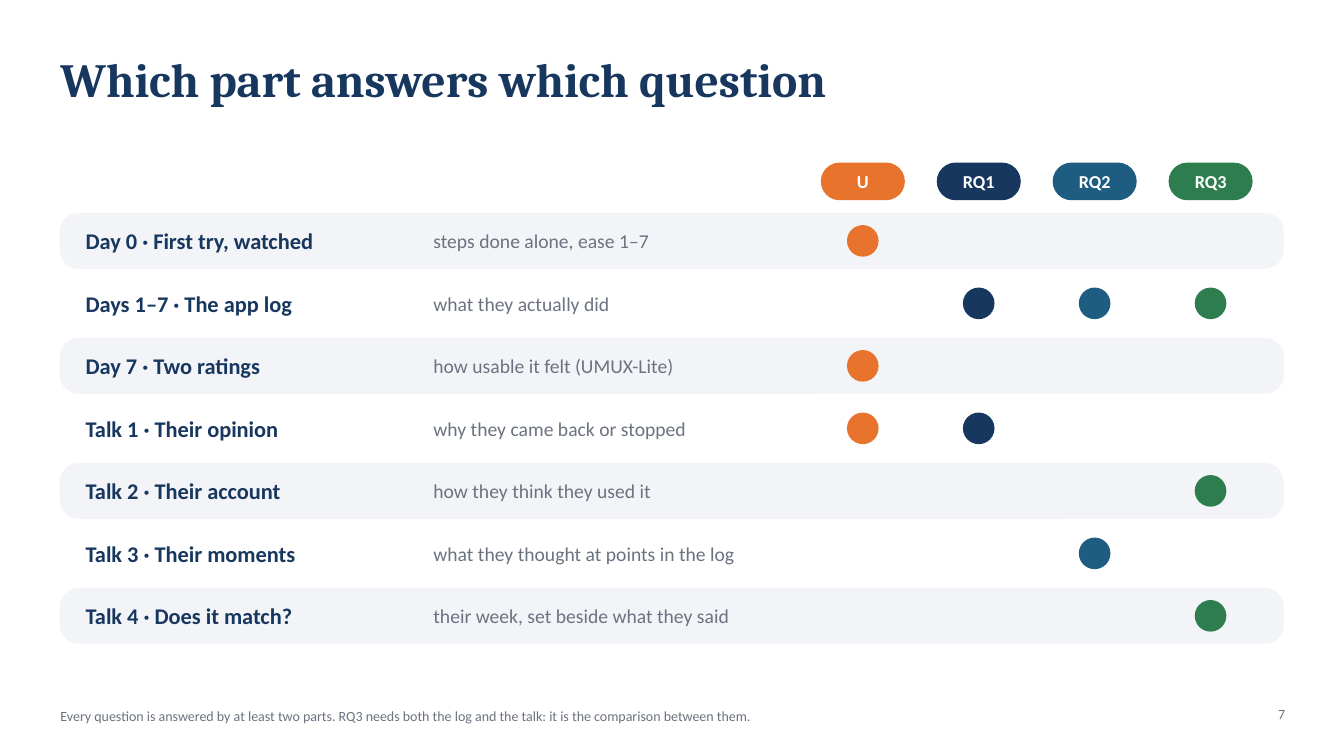
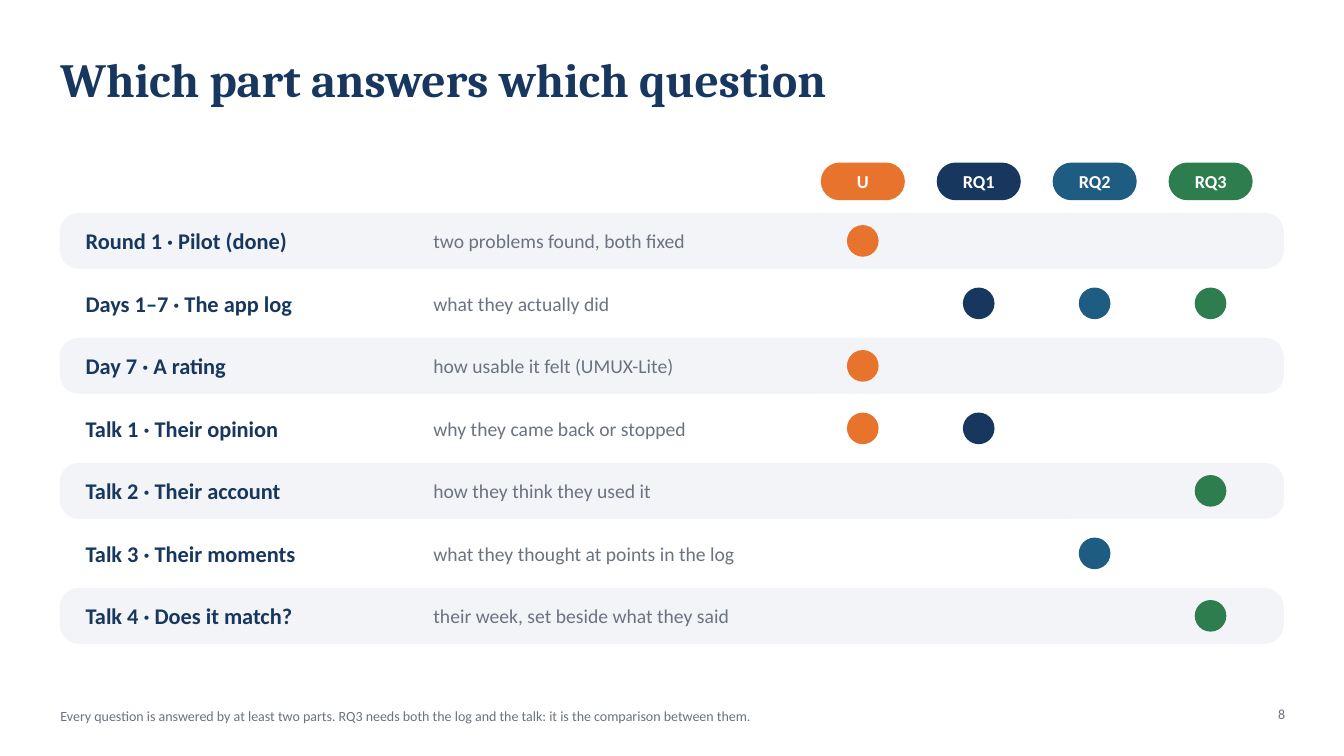
Before and after one commit to lucasisnotcool/ChatterED, a slide deck: slide 8 of docs/group/final-presentation/UserStudy_Lucas.pptx (slide 7 before the commit). Drawn at 1344x756 pixels with LibreOffice and Linux fonts; fonts in the diff are those of the drawing. Boxes give left, top, right and bottom in pixels: in the first picture for what was removed or moved away, otherwise in the second. Text is boxed around its words. In the diff, an @@ line names an element or a change of style, - is before the commit and + after.

```diff
--- a/docs/group/final-presentation/UserStudy_Lucas.pptx
+++ b/docs/group/final-presentation/UserStudy_Lucas.pptx
@@ text at (86, 232, 287, 252): text changed @@
-Day 0 · First try, watched
+Round 1 · Pilot (done)
@@ text at (433, 234, 684, 251): text changed @@
-steps done alone, ease 1–7
+two problems found, both fixed
@@ text at (86, 358, 226, 378): text changed @@
-Day 7 · Two ratings
+Day 7 · A rating
@@ page number at (1278, 709, 1285, 719): text changed @@
-7
+8
```
Also in this commit, not shown: 10 other slides changed, 3 slides added, 1 slide removed, 1 other file.
